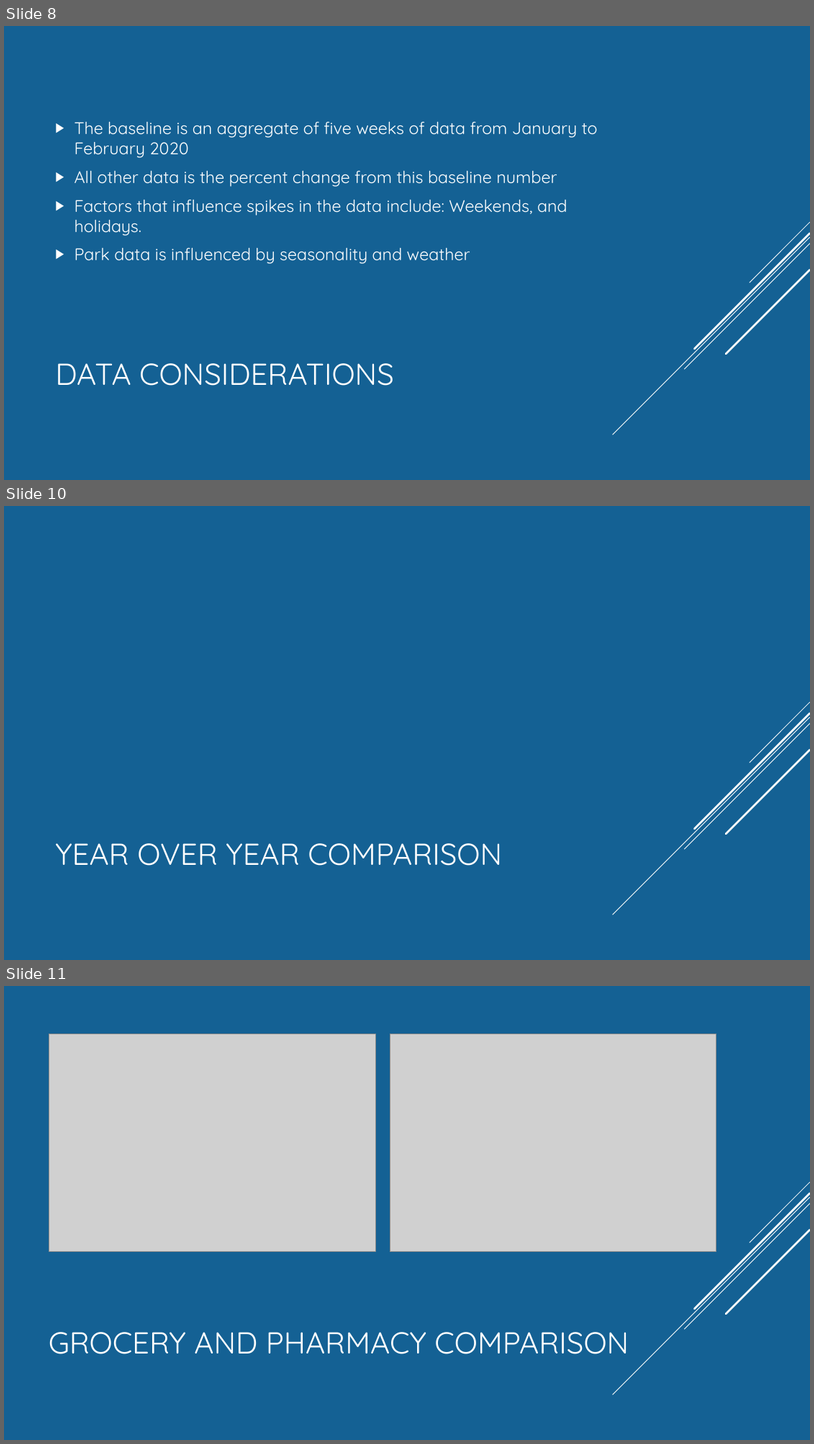
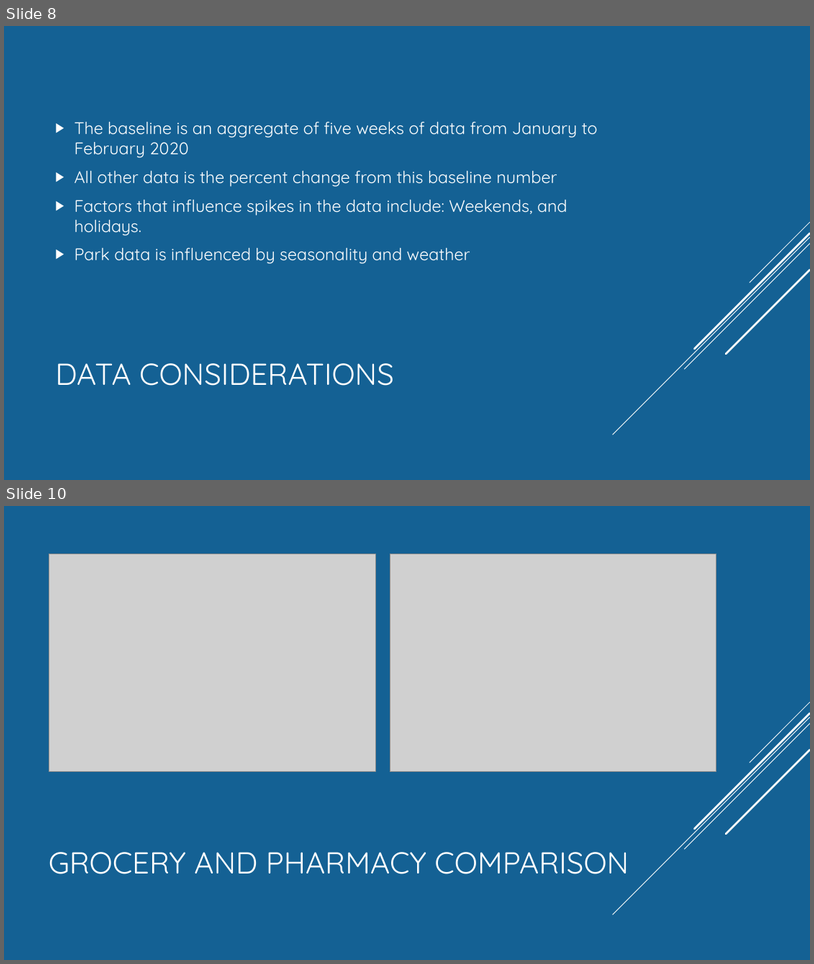
Before and after one commit to Munseaux/Pandemic-Movement, a slide deck: presentation.pptx. Shown one above the other, each under a label of ours: slides 8, 10 and 11 before the commit, slides 8 and 10 after it; the slides between them are not shown. The pictures are 814x1444 and 814x964 pixels, drawn with LibreOffice and Linux fonts; fonts in the diff are those of the drawing; grey boxes stand for pictures. Boxes give left, top, right and bottom in pixels: in the first picture for what was removed or moved away, otherwise in the second. Text is boxed around its words. In the diff, an @@ line names an element or a change of style, - is before the commit and + after.

```diff
--- a/presentation.pptx
+++ b/presentation.pptx
@@ slide 10 removed at (4,506,810,960), background #146194; not listed: 5 template elements that a slide beside it also shows @@
@@ title removed at (55,843,502,865) @@
-YEAR OVER YEAR COMPARISON
@@ what was slide 11 is now slide 10 @@
```
Also in this commit, not shown: 6 slides changed, 1 slide added, 1 other slide removed.
